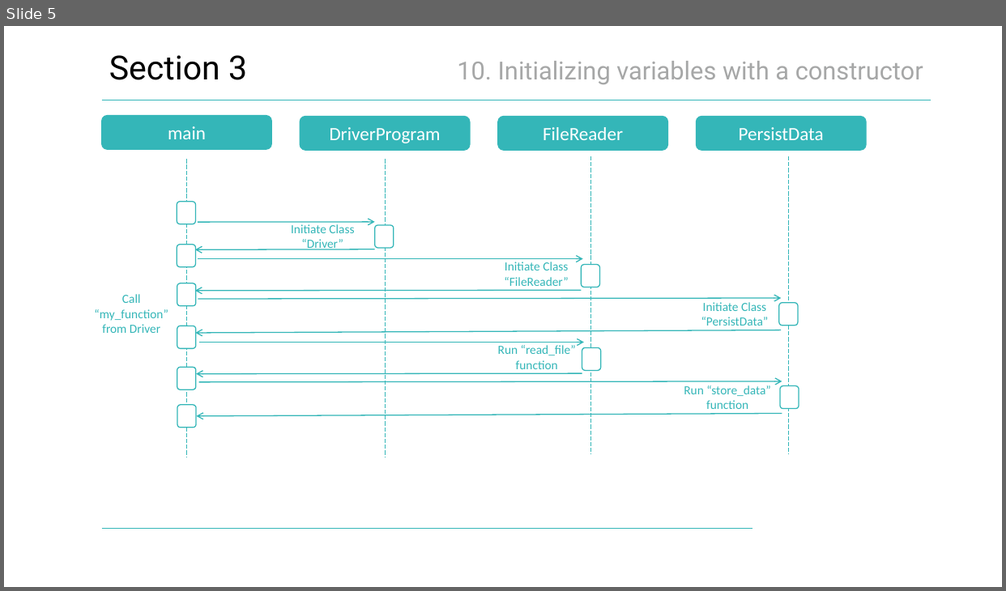
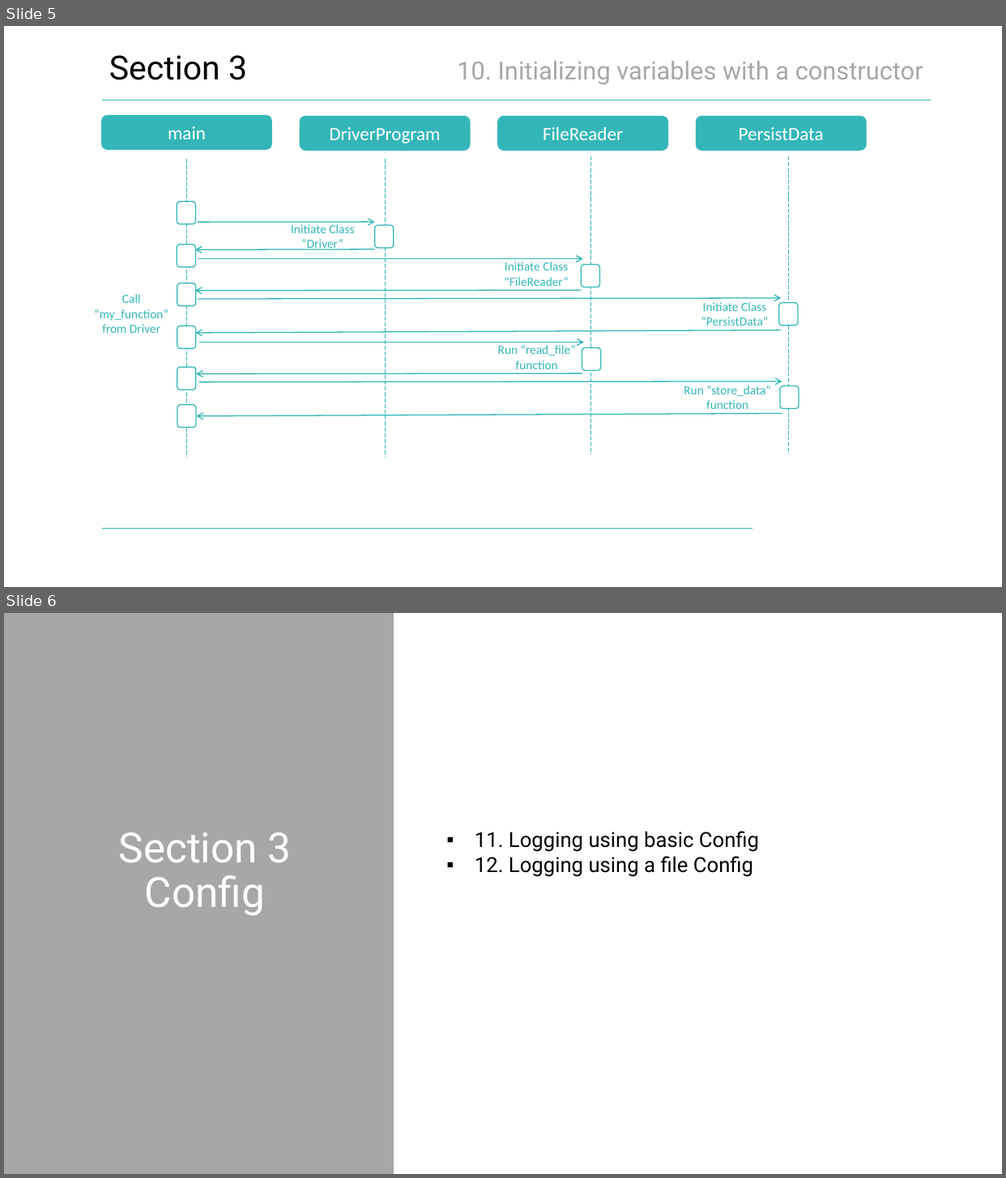
Before and after one commit to etzimopoulos/python-coding-framework, a slide deck: python-coding-framework-diagrams-and-documentation.pptx. Shown one above the other, each under a label of ours: slide 5 before the commit, slides 5 and 6 after it. The pictures are 1006x591 and 1006x1178 pixels, drawn with LibreOffice and Linux fonts; fonts in the diff are those of the drawing; background and template pictures are left out. Boxes give left, top, right and bottom in pixels: in the first picture for what was removed or moved away, otherwise in the second. Text is boxed around its words. In the diff, an @@ line names an element or a change of style, - is before the commit and + after.

Commit message:
Completed Section 13, updated daily log with learnings and also updated documentation in powerpoint

```diff
--- a/python-coding-framework-diagrams-and-documentation.pptx
+++ b/python-coding-framework-diagrams-and-documentation.pptx
@@ slide 6 added at (4, 613, 1002, 1174), background #FFFFFF @@
@@ rectangle added at (4, 613, 394, 1174), fill #A6A7A7 @@
@@ subtitle added at (475, 831, 759, 877), 20 pt, text #000000 @@
+▪ 11. Logging using basic Config
+▪ 12. Logging using a file Config
@@ title added at (119, 833, 292, 916), 40 pt, text #FFFFFF @@
+Section 3
+Config
```
Also in this commit, not shown: 1 slide changed, 3 other slides added, 5 other files.
